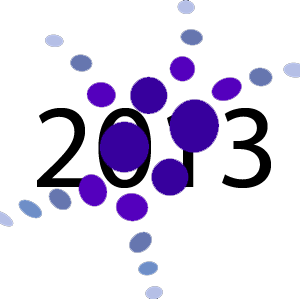
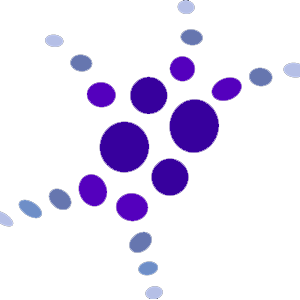
The second 300px x 300px image is a revision of the first. Changes to its layers:
hid "2013" over (37, 108, 271, 188)
